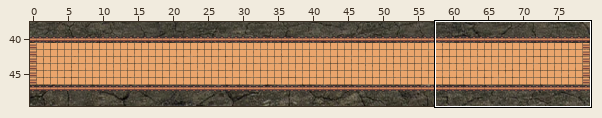
One commit to this Tiled map: maps/main_map.tmx. The picture above shows the old version from afar; the outline marks the close-up.
Close-up. Old version:
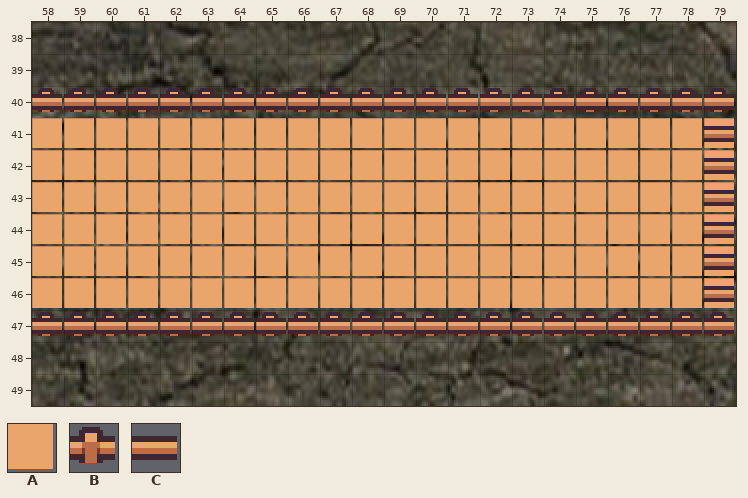
Cells are 16x16 px. Shown: x 58..79, y 38..49. The commit also changed other parts of the map, which this record leaves out.
Key: from "tilemap": A 23, B 42, C 75.
_ is an empty cell.
Layer "path" before, first column x 58:
38 ______________________
39 ______________________
40 BBBBBBBBBBBBBBBBBBBBBB
41 AAAAAAAAAAAAAAAAAAAAAA
42 AAAAAAAAAAAAAAAAAAAAAA
43 AAAAAAAAAAAAAAAAAAAAAA
44 AAAAAAAAAAAAAAAAAAAAAA
45 AAAAAAAAAAAAAAAAAAAAAA
46 AAAAAAAAAAAAAAAAAAAAAA
47 BBBBBBBBBBBBBBBBBBBBBB
48 ______________________
49 ______________________
Layer "collisions" before, first column x 58:
38 ______________________
39 ______________________
40 CCCCCCCCCCCCCCCCCCCCCC
41 _____________________C
42 _____________________C
43 _____________________C
44 _____________________C
45 _____________________C
46 _____________________C
47 CCCCCCCCCCCCCCCCCCCCCC
48 ______________________
49 ______________________
After the commit:
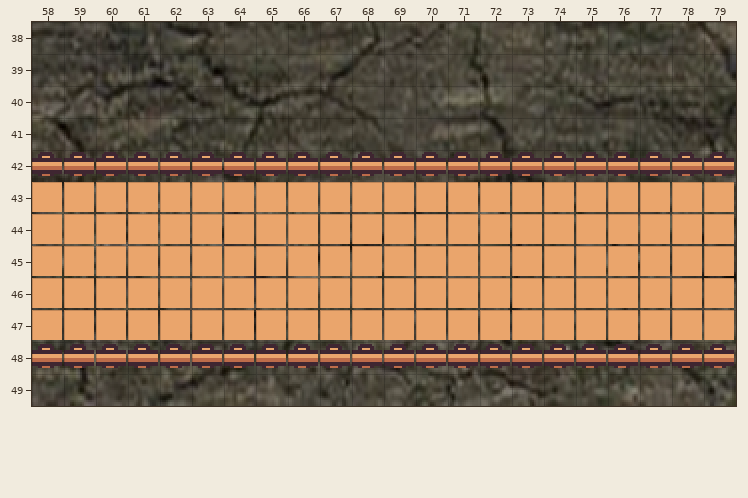
What changed:
Layer "path":
y 40: x 58..79 BBBBBBBBBBBBBBBBBBBBBB -> ______________________
y 41: x 58..79 AAAAAAAAAAAAAAAAAAAAAA -> ______________________
y 42: x 58..79 AAAAAAAAAAAAAAAAAAAAAA -> BBBBBBBBBBBBBBBBBBBBBB
y 47: x 58..79 BBBBBBBBBBBBBBBBBBBBBB -> AAAAAAAAAAAAAAAAAAAAAA
y 48: x 58..79 ______________________ -> BBBBBBBBBBBBBBBBBBBBBB
Layer "collisions":
y 40: x 58..79 CCCCCCCCCCCCCCCCCCCCCC -> ______________________
y 41: x 79 C -> _
y 42: x 58..78 _____________________ -> CCCCCCCCCCCCCCCCCCCCC
y 43..46: x 79 C -> _
y 47: x 58..79 CCCCCCCCCCCCCCCCCCCCCC -> ______________________
y 48: x 58..79 ______________________ -> CCCCCCCCCCCCCCCCCCCCCC
